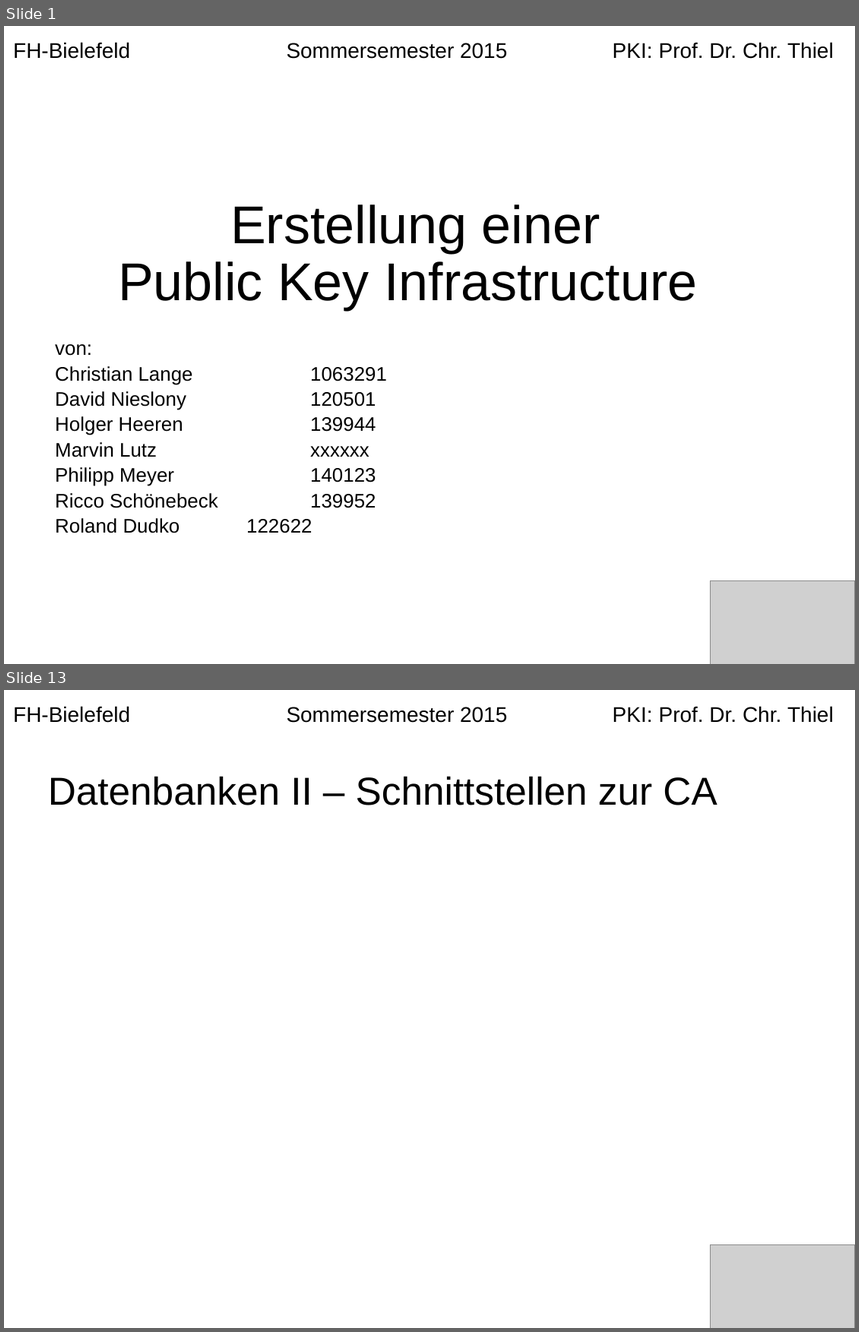
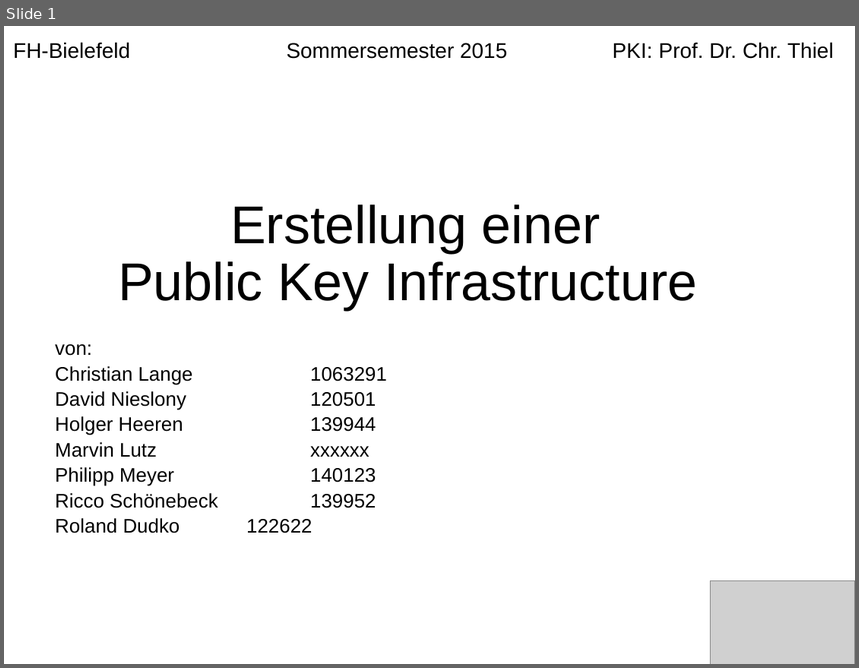
Before and after one commit to langec/pki, a slide deck: Erstellung_einer_PKI.pptx. Shown one above the other, each under a label of ours: slides 1 and 13 before the commit, slide 1 after it; the slides between them are not shown. The pictures are 859x1332 and 859x668 pixels, drawn with LibreOffice and Linux fonts; fonts in the diff are those of the drawing; grey boxes stand for pictures. Boxes give left, top, right and bottom in pixels: in the first picture for what was removed or moved away, otherwise in the second. Text is boxed around its words. In the diff, an @@ line names an element or a change of style, - is before the commit and + after.

```diff
--- a/Erstellung_einer_PKI.pptx
+++ b/Erstellung_einer_PKI.pptx
@@ slide 13 removed at <box>4,690,855,1328</box>, background #FFFFFF @@
@@ text removed at <box>13,706,834,723</box> @@
-FH-Bielefeld Sommersemester 2015 PKI: Prof. Dr. Chr. Thiel
@@ title removed at <box>48,776,717,806</box> @@
-Datenbanken II – Schnittstellen zur CA
@@ picture removed at <box>711,1246,855,1328</box> @@
```
Also in this commit, not shown: 10 slides changed.
